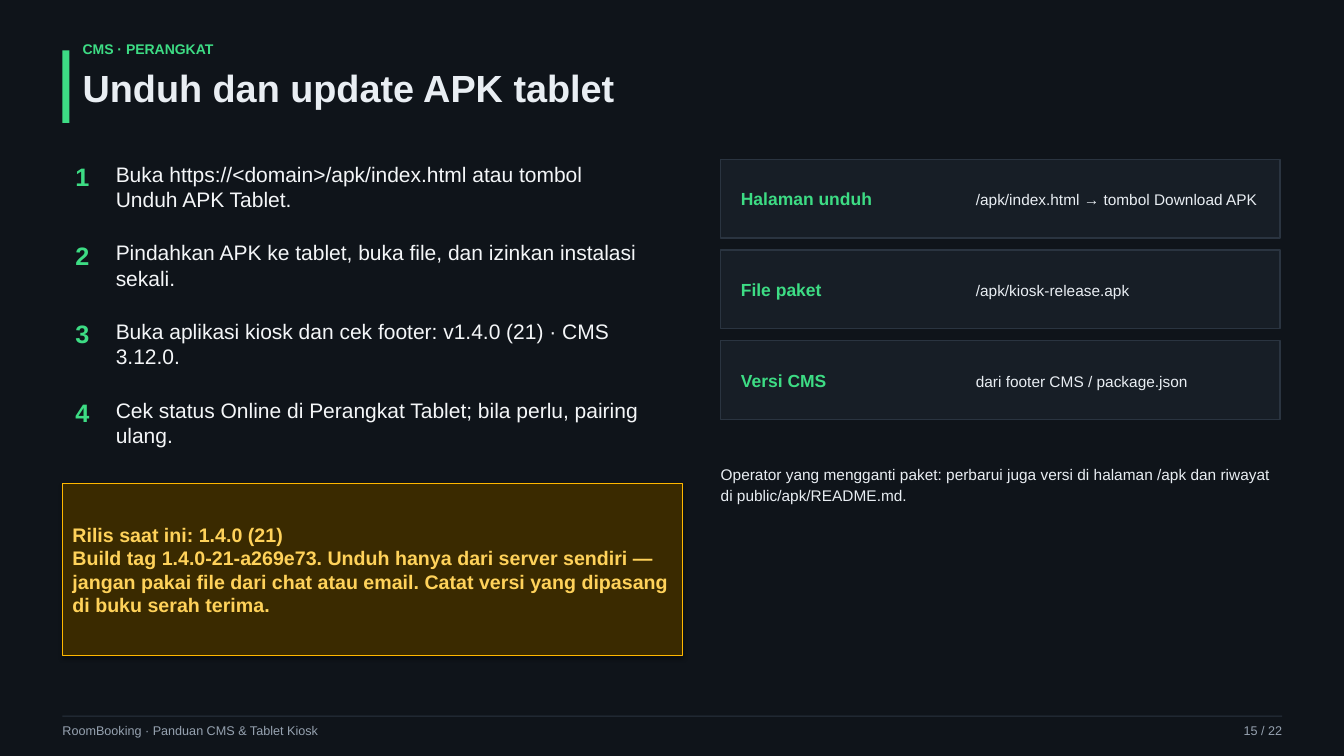
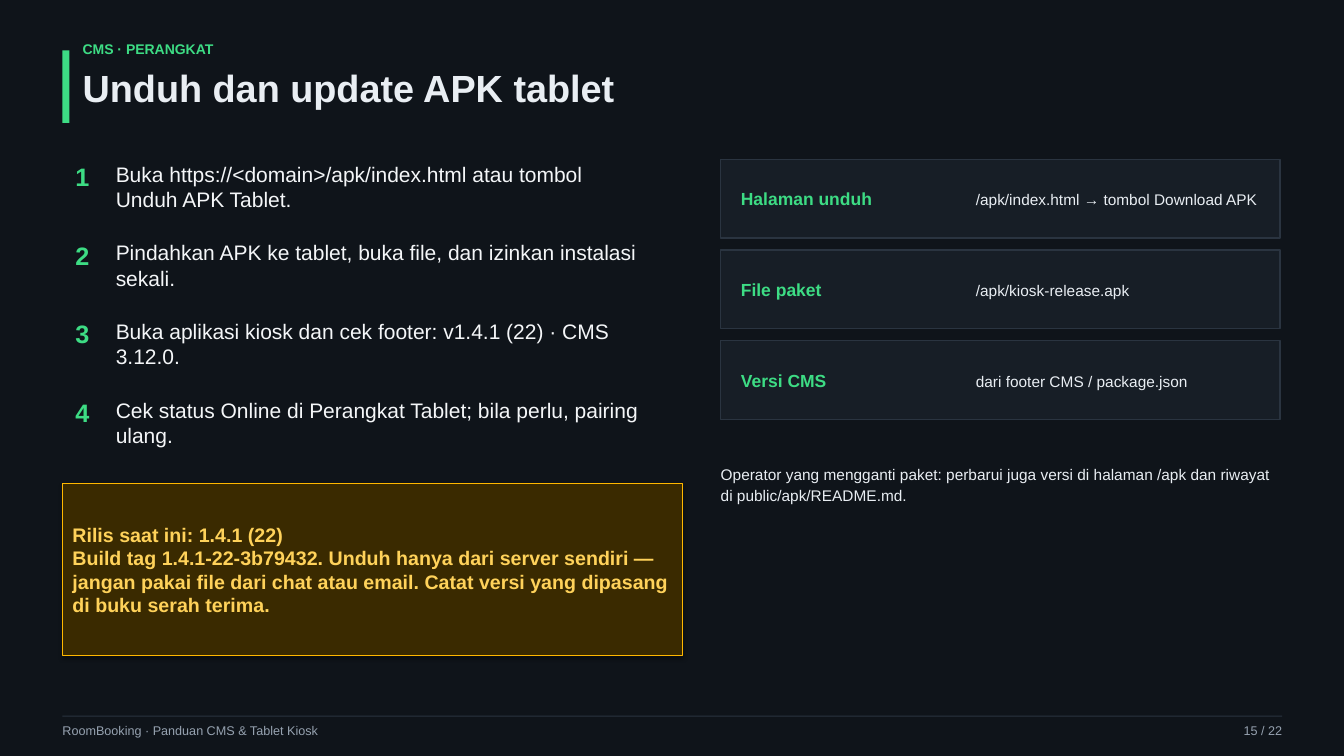
Before and after one commit to goodmeow/app_booking, a slide deck: slide 15 of docs/training/RoomBooking-Panduan-CMS-Tablet.pptx. Drawn at 1344x756 pixels with LibreOffice and Linux fonts; fonts in the diff are those of the drawing. Boxes give left, top, right and bottom in pixels: in the first picture for what was removed or moved away, otherwise in the second. Text is boxed around its words. In the diff, an @@ line names an element or a change of style, - is before the commit and + after.

```diff
--- a/docs/training/RoomBooking-Panduan-CMS-Tablet.pptx
+++ b/docs/training/RoomBooking-Panduan-CMS-Tablet.pptx
@@ text at (116, 323, 609, 364): text changed @@
-Buka aplikasi kiosk dan cek footer: v1.4.0 (21) · CMS 3.12.0.
+Buka aplikasi kiosk dan cek footer: v1.4.1 (22) · CMS 3.12.0.
@@ text in rectangle at (72, 527, 668, 612): text changed @@
-Rilis saat ini: 1.4.0 (21)
-Build tag 1.4.0-21-a269e73. Unduh hanya dari server sendiri — jangan pakai file dari chat atau email. Catat versi yang dipasang di buku serah terima.
+Rilis saat ini: 1.4.1 (22)
+Build tag 1.4.1-22-3b79432. Unduh hanya dari server sendiri — jangan pakai file dari chat atau email. Catat versi yang dipasang di buku serah terima.
```
Also in this commit, not shown: 2 other slides changed, 18 other files.
